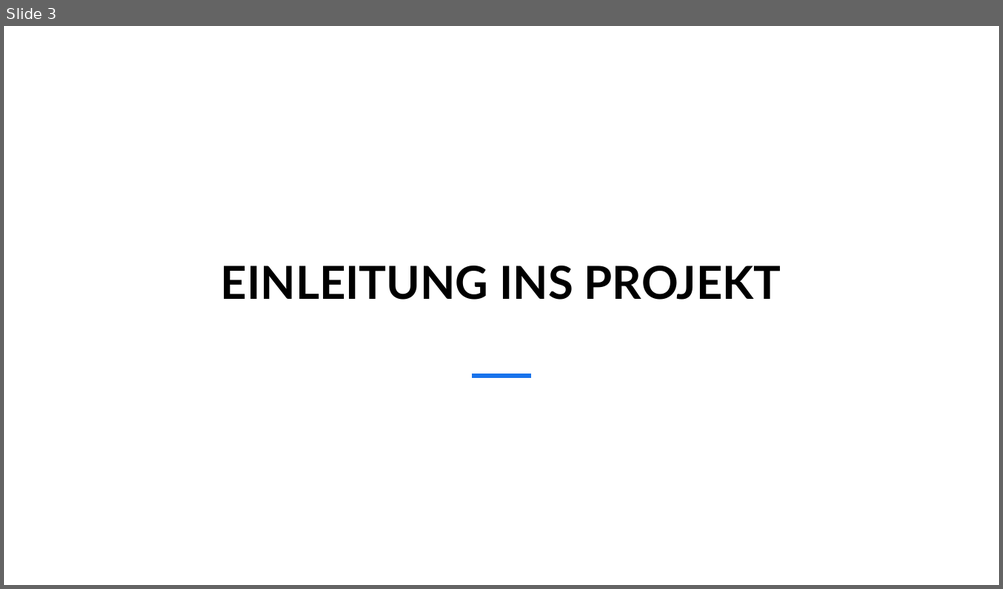
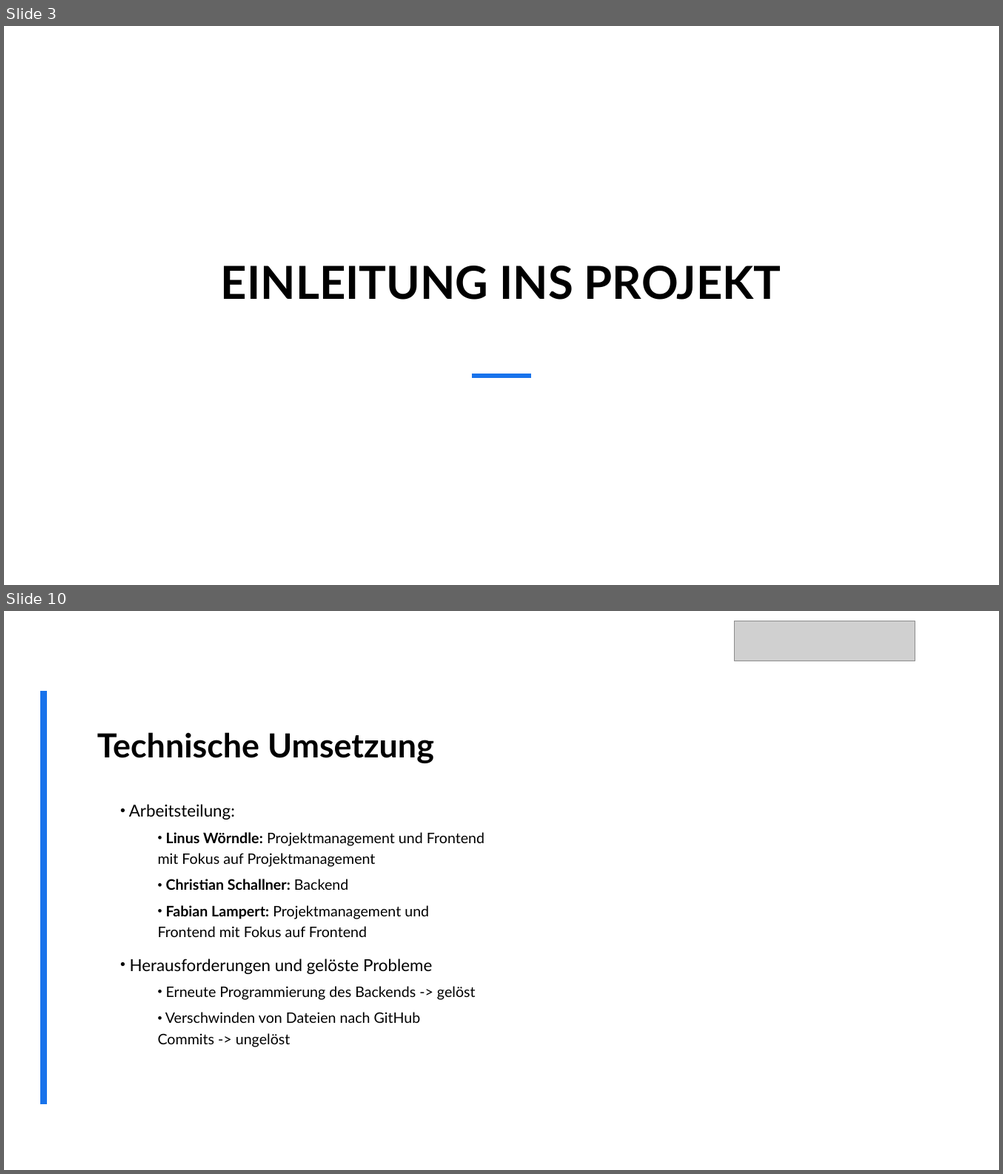
Before and after one commit to MasterLini/HomeSphere, a slide deck: Project-management/999. Abschlusspräsentation/Abschlusspräsentation 25.02.2025 HomeSphere.pptx. Shown one above the other, each under a label of ours: slide 3 before the commit, slides 3 and 10 after it; the slides between them are not shown. The pictures are 1003x589 and 1003x1174 pixels, drawn with LibreOffice and Linux fonts; fonts in the diff are those of the drawing; grey boxes stand for pictures; background and template pictures are left out. Boxes give left, top, right and bottom in pixels: in the first picture for what was removed or moved away, otherwise in the second. Text is boxed around its words. In the diff, an @@ line names an element or a change of style, - is before the commit and + after.

```diff
--- a/Project-management/999. Abschlusspräsentation/Abschlusspräsentation 25.02.2025 HomeSphere.pptx
+++ b/Project-management/999. Abschlusspräsentation/Abschlusspräsentation 25.02.2025 HomeSphere.pptx
@@ slide 10 added at [4, 611, 999, 1170], background picture (left out) @@
@@ picture added at [734, 621, 915, 661] @@
@@ rectangle added at [41, 691, 513, 1105], fill #FFFFFF @@
@@ line added from (43, 1105) to (43, 691), #1973EB 6 pt @@
@@ title added at [97, 732, 434, 763], 32 pt, text #000000, bold @@
+Technische Umsetzung
@@ text added at [129, 804, 484, 1048], 14 pt, text #000000 @@
+• Arbeitsteilung:
+  • Linus Wörndle: Projektmanagement und Frontend mit Fokus auf Projektmanagement
+  • Christian Schallner: Backend
+  • Fabian Lampert: Projektmanagement und Frontend mit Fokus auf Frontend
+• Herausforderungen und gelöste Probleme
+  • Erneute Programmierung des Backends -> gelöst
+  • Verschwinden von Dateien nach GitHub
+    Commits -> ungelöst
```
Also in this commit, not shown: 2 slides changed, 13 other slides added, 1 other file.
